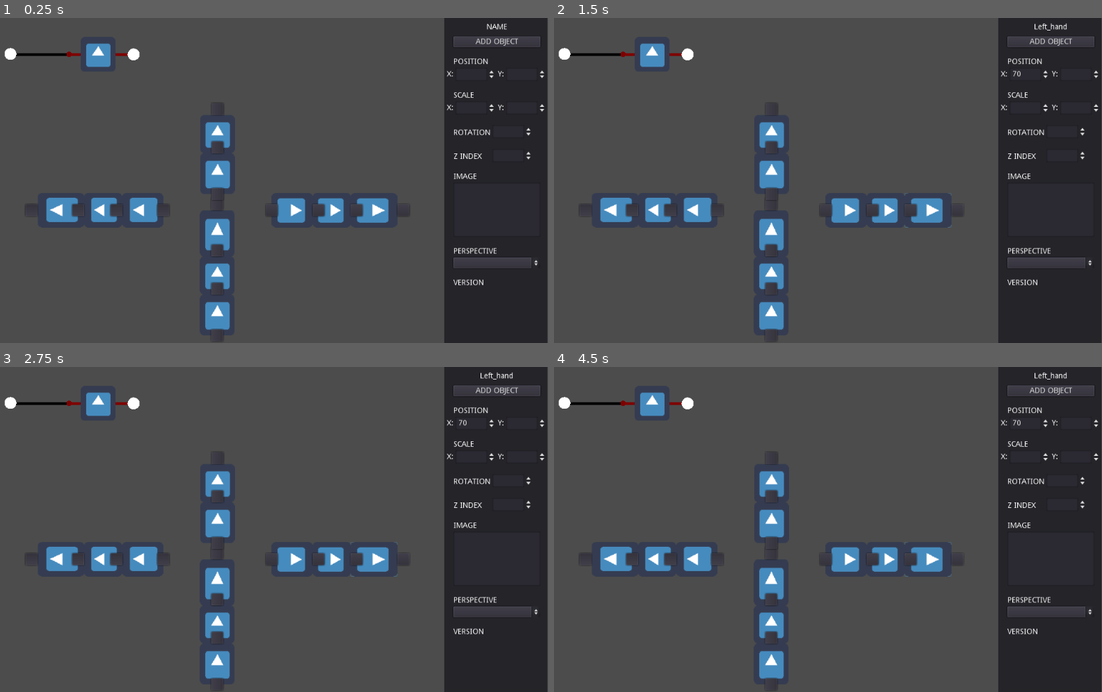
Above: before the commit, frames 1-4 (two rows, left to right).
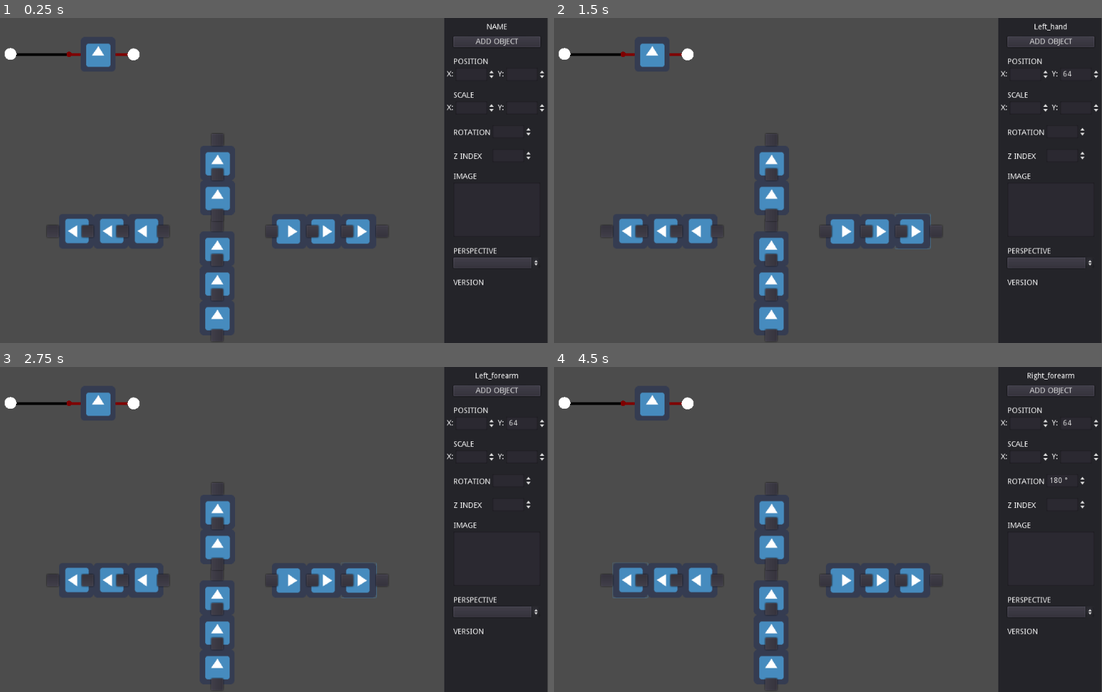
Above: after the commit, the same moments.

Repository: Fantoser/Puppet-Poser
Game: Godot game, scene res://Test.tscn
Same seed, same stepped clock (60 frames per second), same inputs: the game is played once before the commit and once after it. The project has no main scene, so this scene is started directly. The engine's default icon, where the game draws it, is replaced by a stand-in: a white triangle on a blue panel in a dark square.
Inputs (mouse positions are in pixels of both pictures, inside the frame that each line leads up to):
- Up to frame 1 (0.25 s): no input
- Up to frame 2 (1.5 s): click (926, 209) at 0.52 s; click (910, 232) at 1.27 s
- Up to frame 3 (2.75 s): click (323, 581) at 2.02 s
- Up to frame 4 (4.5 s): click (844, 581) at 2.77 s; click (630, 581) at 3.52 s; click (663, 581) at 4.27 s

The runs differ from the first frame. In frame 1, 5.7% of the frame differs, in the area x 4-73%, y 29-97%; in frame 2, 5.7%; in frame 3, 5.8%; in frame 4, 5.9%, in the area x 4-95%, y 1-97%.

Commit message:
Rearranged nodes, implemented scaling

Diff:
--- a/FKLimb.gd
+++ b/FKLimb.gd
@@ -48,7 +48,7 @@
 		#Position of the button
 #		button.rect_position = parent.get_child(0).position - button.rect_pivot_offset
 		parent.add_child(button)
-		var sprite = parent.get_child(1).get_child(0)
+		var sprite = parent.get_child(2)
 		var buttonDistance = sprite.texture.get_height() * sprite.scale.y
 		var direction = Vector2(cos(button.get_parent().get_child(0).rotation), sin(button.get_parent().get_child(0).rotation))
 		button.rect_position = Vector2(0, -button.rect_size.y/2)
@@ -56,24 +56,26 @@
 #		button.rect_position += direction * buttonDistance
 		#Set connections for grabbing the button and releasing it
 		button.connect("button_down", self, "start_moving", [button, parent])
-		button.connect("button_up", self, "stop_moving")
+		button.connect("button_up", self, "stop_moving", [button])
 		buttons.append(button)
 
-func start_moving(currentTarget, currentLimb):
+func start_moving(currentButton, currentLimb):
 	moving = true
-	target = currentTarget
+	target = currentButton
 	limb = currentLimb
 #	print(currentTarget.get_parent().name)
 	emit_HUD_signal(false)
 
-func stop_moving():
+func stop_moving(currentButton):
 	moving = false
 	distance = null
 	#Positioning the button
-	var sprite = target.get_parent().get_child(1).get_child(0)
+	var sprite = currentButton.get_parent().get_child(2)
 	var buttonDistance = sprite.texture.get_height() * sprite.scale.y
-	target.rect_position = Vector2(0, -target.rect_size.y/2)
-	target.rect_position.x += buttonDistance
+	currentButton.rect_position = Vector2(0, -currentButton.rect_size.y/2)
+	currentButton.rect_position.x += buttonDistance
+	if sprite.get_parent().get_child_count() > 2:
+		sprite.get_parent().get_child(0).position.x = buttonDistance
 	emit_HUD_signal(true)
 
 func emit_HUD_signal(state):
@@ -103,9 +105,9 @@
 
 func rename(limb, names, editor):
 	if limb.get_child_count() > 1 and names.size() > 0:
-		limb.get_child(1).get_child(0).name = names[0]
+		limb.get_child(1).name = names[0]
 		editor.body[names[0]]["object"] = limb.get_child(1).get_child(0)
-		limb.get_child(1).connect("button_down", editor, "emit_body_signal", [limb.get_child(1).get_child(0)])
+		limb.get_child(1).connect("button_down", editor, "emit_body_signal", [limb.get_child(2)])
 		names.pop_front()
 		rename(limb.get_child(0), names, editor)
 
@@ -128,3 +130,8 @@
 
 #		draw_circle(to_local(j_pos), 5, col)
 #		draw_line(to_local(j_pos), to_local(c_pos), col, 5)
+
+
+func _on_HUD_scale_changed(button):
+	stop_moving(button)
+#	print(bodypart.get_parent().get_parent().get_child(2))
--- a/FKLimb.tscn
+++ b/FKLimb.tscn
@@ -9,53 +9,55 @@
 [node name="first" type="Position2D" parent="."]
 
 [node name="second" type="Position2D" parent="first"]
-position = Vector2( 75.392, 0 )
+position = Vector2( 64, 0 )
 
 [node name="third" type="Position2D" parent="first/second"]
-position = Vector2( 69.688, 0 )
+position = Vector2( 64, 0 )
 
 [node name="fourth" type="Position2D" parent="first/second/third"]
-position = Vector2( 85.8286, 0.420448 )
+position = Vector2( 64, 0.420448 )
 
 [node name="ToolButton" type="ToolButton" parent="first/second/third"]
-margin_top = -31.0
-margin_right = 85.0
-margin_bottom = 31.0
+margin_top = 32.0
+margin_right = 64.0
+margin_bottom = 96.0
+rect_rotation = -90.0
+__meta__ = {
+"_edit_use_anchors_": true
+}
+
+[node name="Sprite" type="Sprite" parent="first/second/third"]
+position = Vector2( 32, 0 )
+rotation = 1.5708
+texture = ExtResource( 2 )
+
+[node name="ToolButton" type="ToolButton" parent="first/second"]
+margin_top = 32.0
+margin_right = 64.0
+margin_bottom = 96.0
+rect_rotation = -90.0
+focus_mode = 0
 __meta__ = {
 "_edit_use_anchors_": false
 }
 
-[node name="Sprite" type="Sprite" parent="first/second/third/ToolButton"]
-position = Vector2( 42.7811, 31 )
+[node name="Sprite2" type="Sprite" parent="first/second"]
+position = Vector2( 31.9952, -9.91821e-05 )
 rotation = 1.5708
-scale = Vector2( 1, 1.34619 )
 texture = ExtResource( 2 )
 
-[node name="ToolButton" type="ToolButton" parent="first/second"]
-margin_top = -32.0
-margin_right = 70.0
-margin_bottom = 32.0
+[node name="ToolButton" type="ToolButton" parent="first"]
+margin_top = 32.0
+margin_right = 64.0
+margin_bottom = 96.0
+rect_rotation = -90.0
+focus_mode = 0
 __meta__ = {
 "_edit_use_anchors_": false
 }
 
-[node name="Sprite" type="Sprite" parent="first/second/ToolButton"]
-position = Vector2( 35.0275, 31.9999 )
+[node name="Sprite3" type="Sprite" parent="first"]
+position = Vector2( 32.2634, -9.91821e-05 )
 rotation = 1.5708
-scale = Vector2( 1, 1.09317 )
-texture = ExtResource( 2 )
-
-[node name="ToolButton" type="ToolButton" parent="first"]
-margin_top = -32.0
-margin_right = 75.0
-margin_bottom = 32.0
-__meta__ = {
-"_edit_use_anchors_": false
-}
-
-[node name="Sprite" type="Sprite" parent="first/ToolButton"]
-position = Vector2( 37.8939, 31.9999 )
-rotation = 1.5708
-scale = Vector2( 1, 1.17939 )
 texture = ExtResource( 2 )
 offset = Vector2( 0, 0.238 )
--- a/HUD.gd
+++ b/HUD.gd
@@ -1,5 +1,6 @@
 extends Control
 
+signal scale_changed(bodypart)
 
 var bodypart = null
 var bodyparent = null
@@ -8,37 +9,69 @@
 onready var posXBox = get_node("Bodypart/VBoxContainer2/Horizontal/SpinBox")
 onready var posYBox = get_node("Bodypart/VBoxContainer2/Horizontal/SpinBox2")
 onready var rotateBox = get_node("Bodypart/VBoxContainer2/Horizontal3/SpinBox2")
+onready var scaleXBox = get_node("Bodypart/VBoxContainer2/Horizontal2/SpinBox2")
+onready var scaleYBox = get_node("Bodypart/VBoxContainer2/Horizontal2/SpinBox")
 onready var zindexBox = get_node("Bodypart/VBoxContainer2/Horizontal4/SpinBox2")
 
-# Called when the node enters the scene tree for the first time.
-func _ready():
-	pass # Replace with function body.
 
-# Called every frame. 'delta' is the elapsed time since the previous frame.
 func _process(delta):
 	if bodypart != null:
-		if HUD_active == true:
+		if HUD_active == true: #Affecting the body when changing values in the HUD
 			#Position
 			var distance = bodyparent.get_child(0).position - bodypart.position
-			bodyparent.position.x = posXBox.value
-			bodyparent.position.y = posYBox.value
+			bodyparent.position.x = posYBox.value
+			bodyparent.position.y = posXBox.value
 			#Rotation
 			bodyparent.global_rotation_degrees = rotateBox.value
+			#Scale
+			if bodypart.scale.x != scaleXBox.value:
+				bodypart.scale.x = scaleXBox.value
+				bodypart.get_parent().get_child(1).rect_scale.x = scaleXBox.value
+				_on_scaleX_value_changed()
+			if bodypart.scale.y != scaleYBox.value:
+				bodypart.scale.y = scaleYBox.value
+				bodypart.get_parent().get_child(1).rect_scale.y = scaleYBox.value
+				_on_scaleY_value_changed()
 			#Z index
 			bodyparent.z_index = zindexBox.value
-		else:
+		else: #Set values in the HUD when clicking on the body
 			#Position
-			posXBox.value = bodyparent.position.x
-			posYBox.value = bodyparent.position.y
+			posYBox.value = bodyparent.position.x
+			posXBox.value = bodyparent.position.y
 			#Rotation
 			rotateBox.value = bodyparent.global_rotation_degrees
+			#Scale
+			scaleXBox.value = bodypart.scale.x
+			scaleYBox.value = bodypart.scale.y
 
 func _on_body_bodypart_clicked(chosenBodypart):
+	$Bodypart.visible = true # Showing the bodypart menu
+	$"Character menu".visible = false # Hide Character menu
 	bodypart = chosenBodypart
-	bodyparent = bodypart.get_parent().get_parent()
-	bodychild = bodypart.get_child(0)
-	get_node("Bodypart/VBoxContainer2/Name").text = chosenBodypart.name
-	rotateBox.value = bodypart.get_parent().get_parent().global_rotation_degrees
+	bodyparent = bodypart.get_parent()
+	# Set the top title to bodypart's name
+	get_node("Bodypart/VBoxContainer2/Name").text = chosenBodypart.get_parent().get_child(1).name
+	posYBox.value = bodyparent.position.x
+	posXBox.value = bodyparent.position.y
+	rotateBox.value = bodypart.get_parent().global_rotation_degrees
+	scaleXBox.value = bodypart.scale.x
+	scaleYBox.value = bodypart.scale.y
 	zindexBox.value = bodyparent.z_index
-	posXBox.value = bodyparent.position.x
-	posYBox.value = bodyparent.position.y
+
+func _on_scaleY_value_changed():
+#	bodypart.position.x = bodypart.texture.get_height()
+	bodypart.position.x = (bodypart.texture.get_height() * bodypart.scale.y)/2
+#	bodypart.position.x *= bodypart.get_parent().rect_scale.y
+	var button = bodypart.get_parent().get_child(3)
+	emit_signal("scale_changed", button)
+
+
+func _on_scaleX_value_changed():
+	var bodyButton = bodypart.get_parent().get_child(1)
+	bodyButton.rect_position.y = (bodyButton.rect_size.x * bodyButton.rect_scale.x)/2
+#	bodypart.position.y = (bodypart.texture.get_height() * bodypart.scale.y)/2
+
+
+func _on_voidClick():
+	$Bodypart.visible = false
+	$"Character menu".visible = true
--- a/HUD.tscn
+++ b/HUD.tscn
@@ -235,6 +235,8 @@
 margin_left = 16.0
 margin_right = 90.0
 margin_bottom = 24.0
+min_value = -1e+18
+max_value = 1e+18
 allow_greater = true
 allow_lesser = true
 
@@ -249,6 +251,8 @@
 margin_left = 109.0
 margin_right = 183.0
 margin_bottom = 24.0
+min_value = -1e+18
+max_value = 1e+18
 allow_greater = true
 allow_lesser = true
 
@@ -283,6 +287,9 @@
 margin_left = 16.0
 margin_right = 90.0
 margin_bottom = 24.0
+min_value = -1e+18
+max_value = 1e+18
+step = 0.1
 value = 1.0
 allow_greater = true
 allow_lesser = true
@@ -298,6 +305,9 @@
 margin_left = 109.0
 margin_right = 183.0
 margin_bottom = 24.0
+min_value = -1e+18
+max_value = 1e+18
+step = 0.1
 value = 1.0
 allow_greater = true
 allow_lesser = true
--- a/Test.gd
+++ b/Test.gd
@@ -1,6 +1,7 @@
 extends Node2D
 
 signal body_clicked(bodypart)
+signal voidClick()
 
 var limb = preload("res://FKLimb.tscn")
 var body = {
@@ -49,11 +50,9 @@
 	limb.global_position += position
 	limb.global_rotation_degrees += rotation
 	limb.rename(limb.get_child(0), nameArray, self)
-	pass
 
-func emit_body_signal(button):
-	emit_signal("body_clicked", button)
-	pass
+func emit_body_signal(bodypart):
+	emit_signal("body_clicked", bodypart)
 
 func _process(delta):
 	if Input.is_action_just_pressed("W"):
@@ -66,3 +65,8 @@
 
 func _on_body_HUD_state(state):
 	$HUD.HUD_active = state
+
+
+func _on_Area2D_input_event(viewport, event, shape_idx):
+	if event.is_action_pressed("mouseLeft"):
+		emit_signal("voidClick")
--- a/Test.tscn
+++ b/Test.tscn
@@ -1,9 +1,12 @@
-[gd_scene load_steps=5 format=2]
+[gd_scene load_steps=6 format=2]
 
 [ext_resource path="res://Test.gd" type="Script" id=1]
 [ext_resource path="res://FKLimb.tscn" type="PackedScene" id=2]
 [ext_resource path="res://IKLimb.tscn" type="PackedScene" id=3]
 [ext_resource path="res://HUD.tscn" type="PackedScene" id=4]
+
+[sub_resource type="RectangleShape2D" id=1]
+extents = Vector2( 415.944, 301.572 )
 
 [node name="Node2D" type="Node2D"]
 script = ExtResource( 1 )
@@ -20,5 +23,14 @@
 margin_left = 832.78
 margin_right = 832.78
 
+[node name="Area2D" type="Area2D" parent="."]
+
+[node name="CollisionShape2D" type="CollisionShape2D" parent="Area2D"]
+position = Vector2( 416.404, 301.751 )
+shape = SubResource( 1 )
+
 [connection signal="body_clicked" from="." to="HUD" method="_on_body_bodypart_clicked"]
+[connection signal="voidClick" from="." to="HUD" method="_on_voidClick"]
 [connection signal="HUD_state" from="FKLimb" to="." method="_on_body_HUD_state"]
+[connection signal="scale_changed" from="HUD" to="FKLimb" method="_on_HUD_scale_changed"]
+[connection signal="input_event" from="Area2D" to="." method="_on_Area2D_input_event"]
